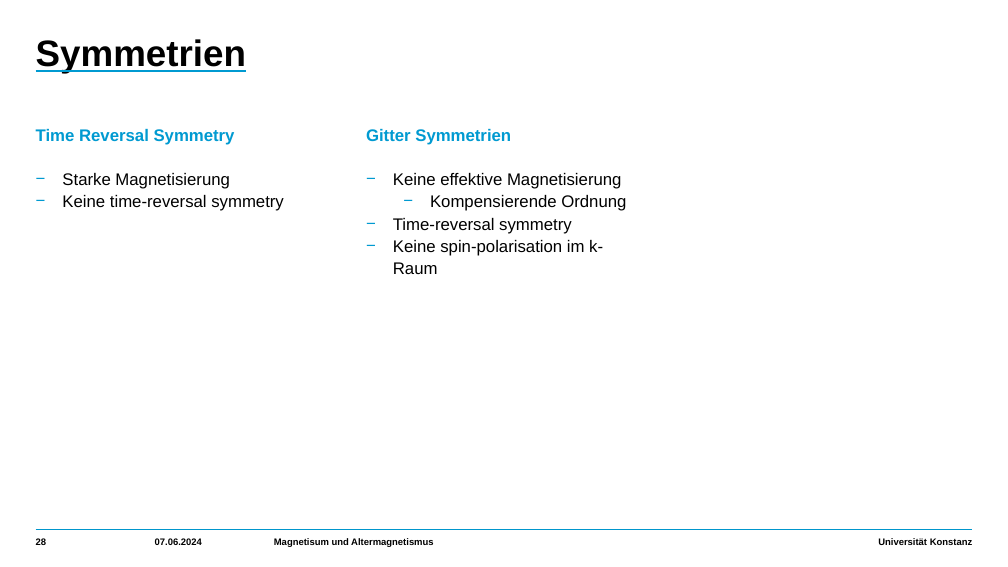
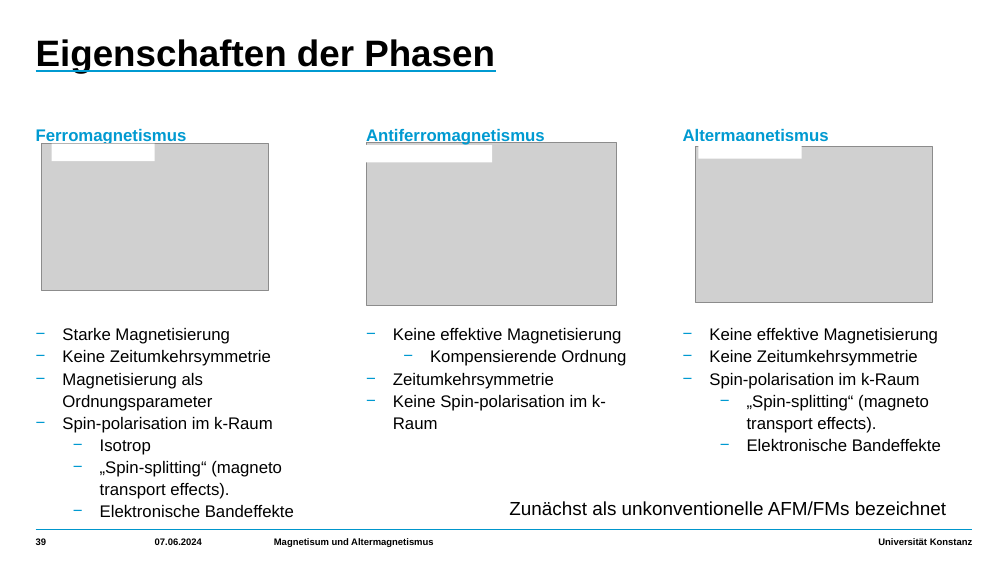
Before and after one commit to HolykingJulex/EstimateSeminar, a slide deck: slide 39 of Vortrag.pptx (slide 28 before the commit). Drawn at 1008x567 pixels with LibreOffice and Linux fonts; fonts in the diff are those of the drawing; grey boxes stand for pictures. Boxes give left, top, right and bottom in pixels: in the first picture for what was removed or moved away, otherwise in the second. Text is boxed around its words. In the diff, an @@ line names an element or a change of style, - is before the commit and + after.

Commit message:
Skeleton for the Altermagnetism part is done

```diff
--- a/Vortrag.pptx
+++ b/Vortrag.pptx
@@ title at box(36, 39, 495, 74): text changed @@
-Symmetrien
+Eigenschaften der Phasen
@@ text at box(36, 129, 187, 145): text changed @@
-Time Reversal Symmetry
+Ferromagnetismus
@@ picture added at box(42, 144, 268, 291) @@
@@ rectangle added at box(51, 144, 154, 161), fill #FFFFFF @@
@@ text at box(366, 127, 545, 145): text changed @@
-Gitter Symmetrien
+Antiferromagnetismus
@@ picture added at box(366, 143, 616, 306) @@
@@ text added at box(683, 129, 941, 451), 16 pt, text #000000 @@
+Altermagnetismus
+    − Keine effektive Magnetisierung
+    − Keine Zeitumkehrsymmetrie
+    − Spin-polarisation im k-Raum
+      − „Spin-splitting“ (magneto transport effects).
+      − Elektronische Bandeffekte
@@ picture added at box(695, 146, 932, 302) @@
@@ rectangle added at box(699, 141, 802, 159), fill #FFFFFF @@
@@ text at box(62, 350, 282, 499): text changed @@
-    − Keine time-reversal symmetry
+    − Keine Zeitumkehrsymmetrie
+    − Magnetisierung als Ordnungsparameter
+    − Spin-polarisation im k-Raum
+      − Isotrop
+      − „Spin-splitting“ (magneto transport effects).
+      − Elektronische Bandeffekte
@@ text at box(393, 373, 606, 429): text changed @@
-    − Time-reversal symmetry
-    − Keine spin-polarisation im k-Raum
+    − Zeitumkehrsymmetrie
+    − Keine Spin-polarisation im k-Raum
@@ text added at box(509, 501, 946, 516), 18 pt, text #000000 @@
+Zunächst als unkonventionelle AFM/FMs bezeichnet
```
Also in this commit, not shown: 20 other slides changed, 8 slides added, 2 other files.
